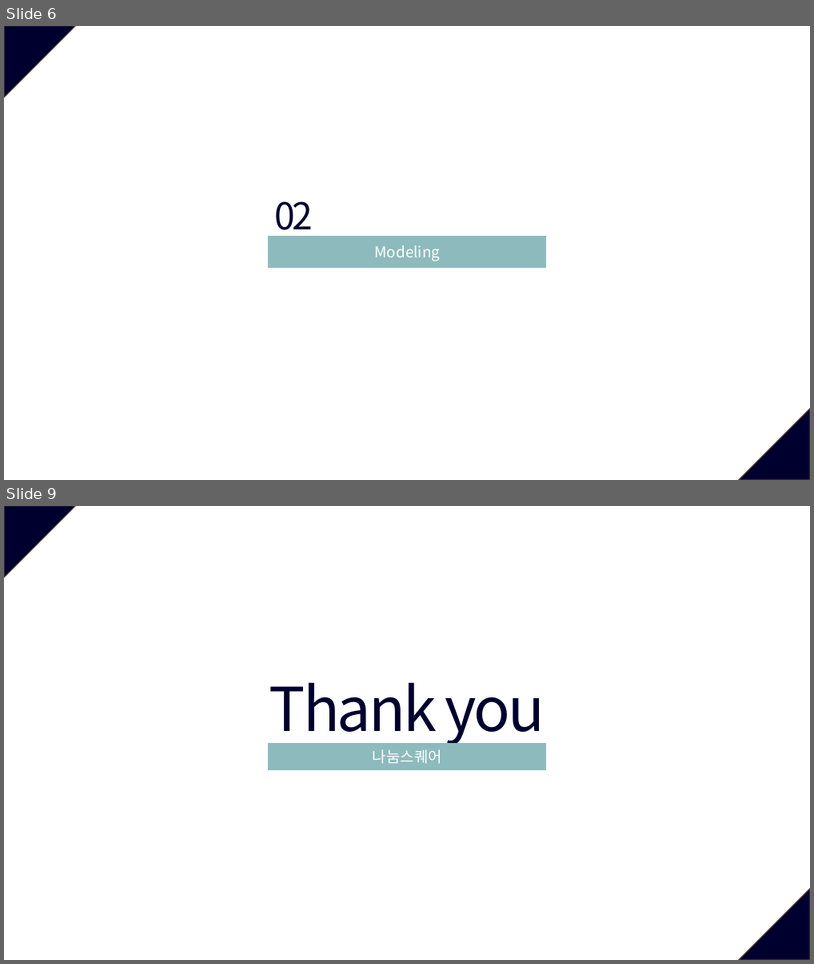
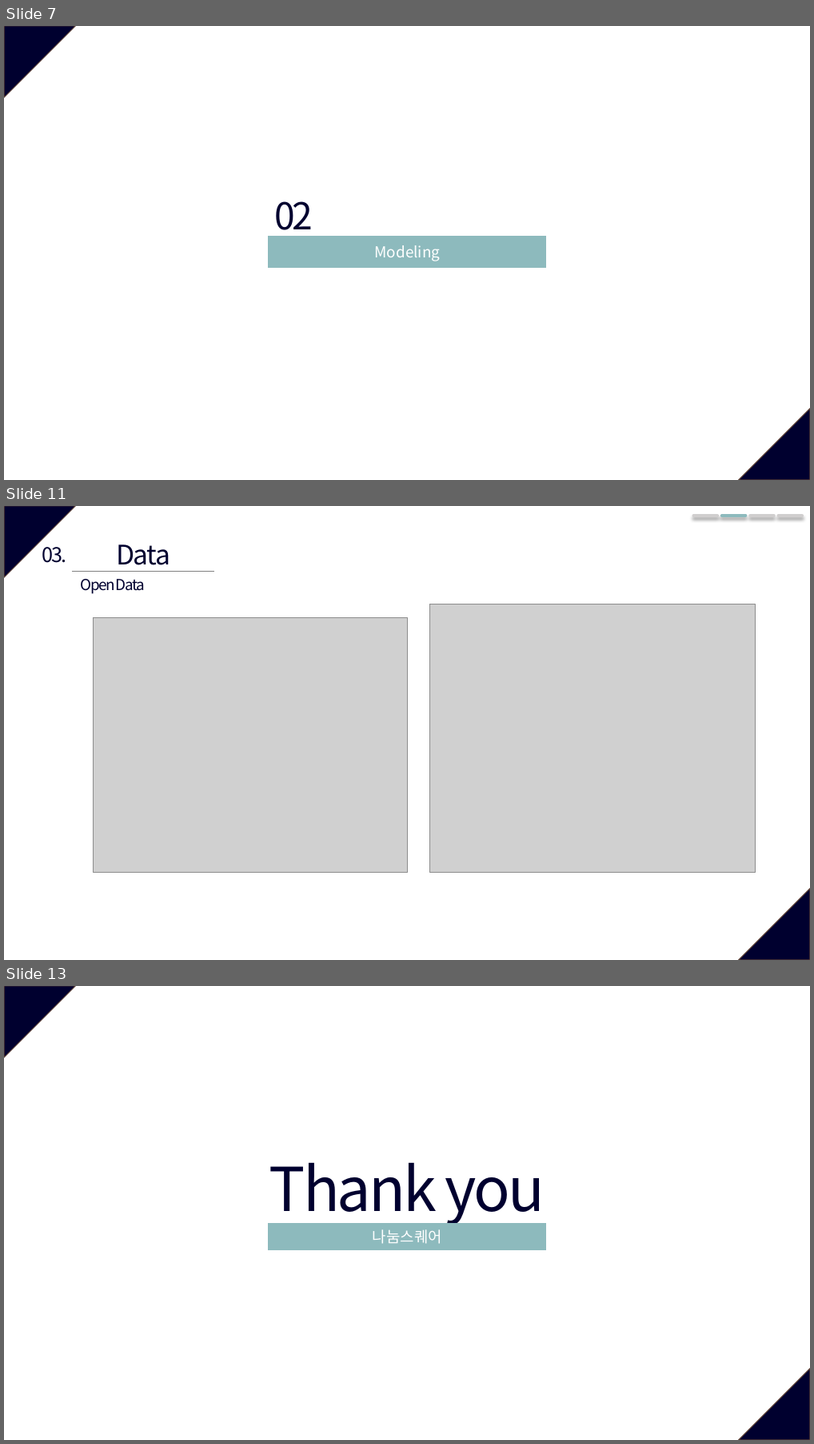
Before and after one commit to AgwaB/-CAU-Data-Structure-Design, a slide deck: 자료구조설계.pptx. Shown one above the other, each under a label of ours: slides 6 and 9 before the commit, slides 7, 11 and 13 after it; the slides between them are not shown. The pictures are 814x964 and 814x1444 pixels, drawn with LibreOffice and Linux fonts; fonts in the diff are those of the drawing; grey boxes stand for pictures. Boxes give left, top, right and bottom in pixels: in the first picture for what was removed or moved away, otherwise in the second. Text is boxed around its words. In the diff, an @@ line names an element or a change of style, - is before the commit and + after.

```diff
--- a/자료구조설계.pptx
+++ b/자료구조설계.pptx
@@ slide 11 added at [4,506,810,960], background #FFFFFF; not listed: 2 template elements that a slide beside it also shows @@
@@ line added from (694, 516) to (718, 516), #D0CECE 3.5 pt @@
@@ line added from (722, 516) to (746, 516), #8DBABD 3.5 pt @@
@@ line added from (750, 516) to (774, 516), #D0CECE 3.5 pt @@
@@ line added from (779, 516) to (802, 516), #D0CECE 3.5 pt @@
@@ text added at [42,547,67,563], 24 pt, text #00002F @@
+03.
@@ text added at [116,544,170,572], 32 pt, text #00002F @@
+Data
@@ line added from (72, 572) to (214, 572), #808080 0.5 pt @@
@@ text added at [81,579,145,594], 18 pt, text #00002F @@
+Open Data
@@ picture added at [93,617,407,872] @@
@@ picture added at [430,604,756,872] @@
@@ what was slide 6 is now slide 7 @@
@@ what was slide 9 is now slide 13 @@
```
Also in this commit, not shown: 5 slides changed, 3 other slides added.
